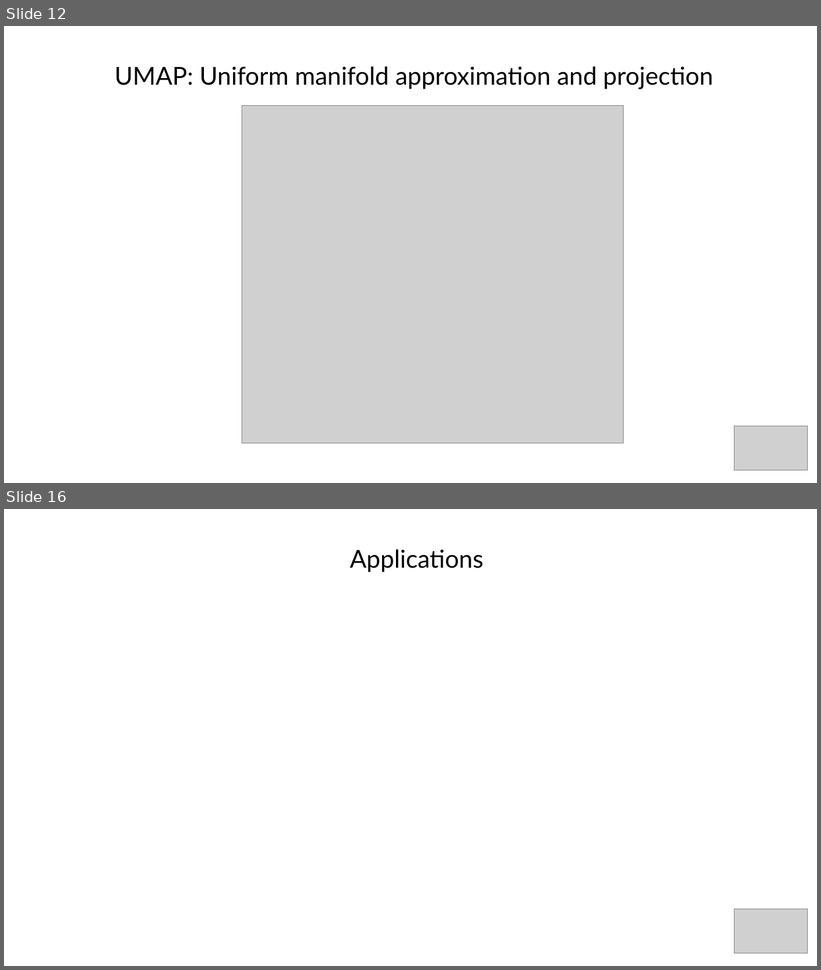
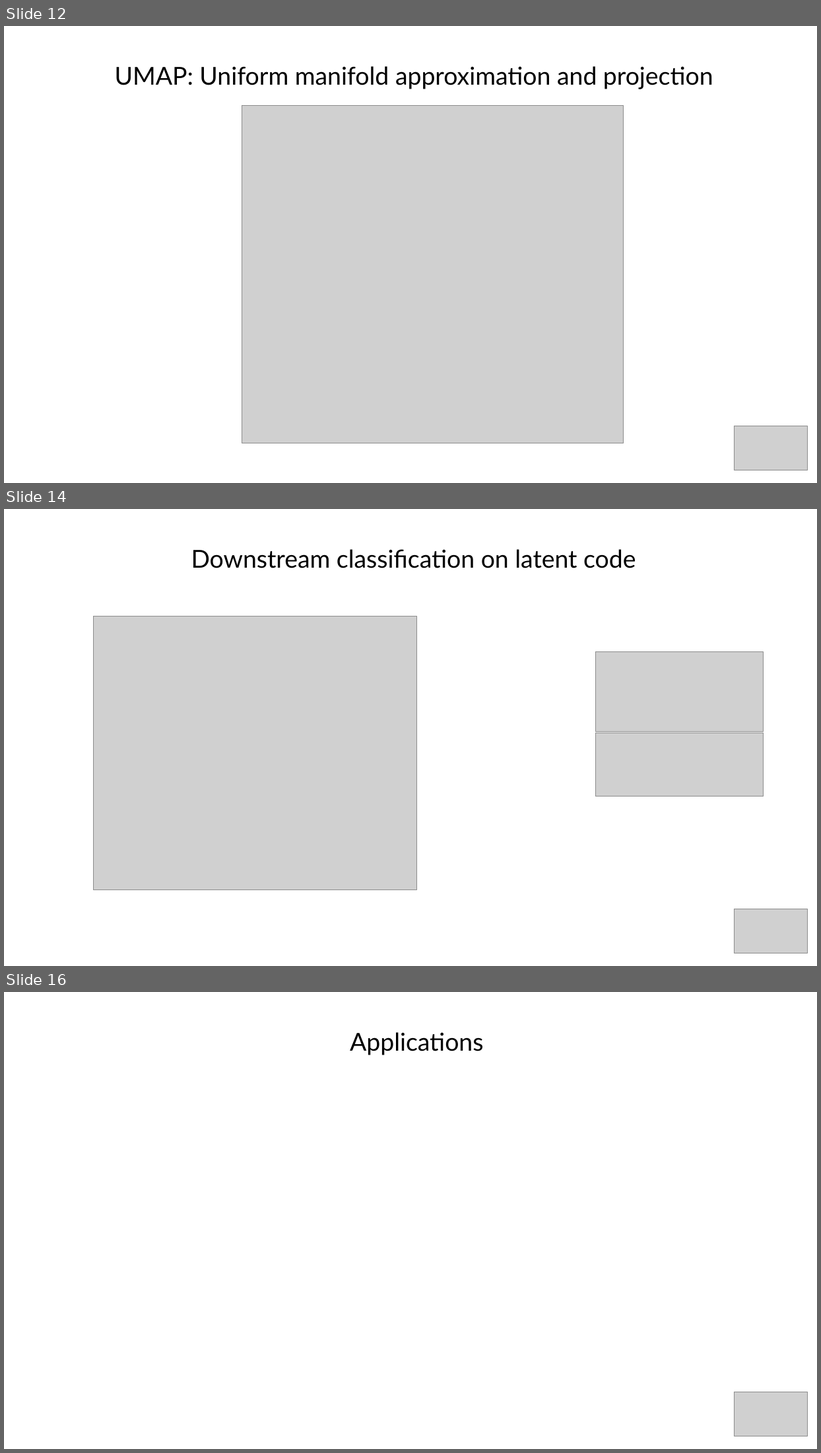
Before and after one commit to akinwilson/heed, a slide deck: representation-learning.odp. Shown one above the other, each under a label of ours: slides 12 and 16 before the commit, slides 12, 14 and 16 after it; the slides between them are not shown. The pictures are 821x970 and 821x1453 pixels, drawn with LibreOffice and Linux fonts; fonts in the diff are those of the drawing; grey boxes stand for pictures. Boxes give left, top, right and bottom in pixels: in the first picture for what was removed or moved away, otherwise in the second. Text is boxed around its words. In the diff, an @@ line names an element or a change of style, - is before the commit and + after.

```diff
--- a/representation-learning.odp
+++ b/representation-learning.odp
@@ slide 14 added at [4,509,817,966], background #FFFFFF @@
@@ title added at [191,549,636,568], 28 pt, text #000000 @@
+Downstream classification on latent code
@@ picture added at [94,617,417,890] @@
@@ picture added at [595,652,763,732] @@
@@ picture added at [595,733,763,797] @@
@@ picture added at [735,909,808,954] @@
```
Also in this commit, not shown: 2 slides changed, 2 other slides added, 1 slide removed.
